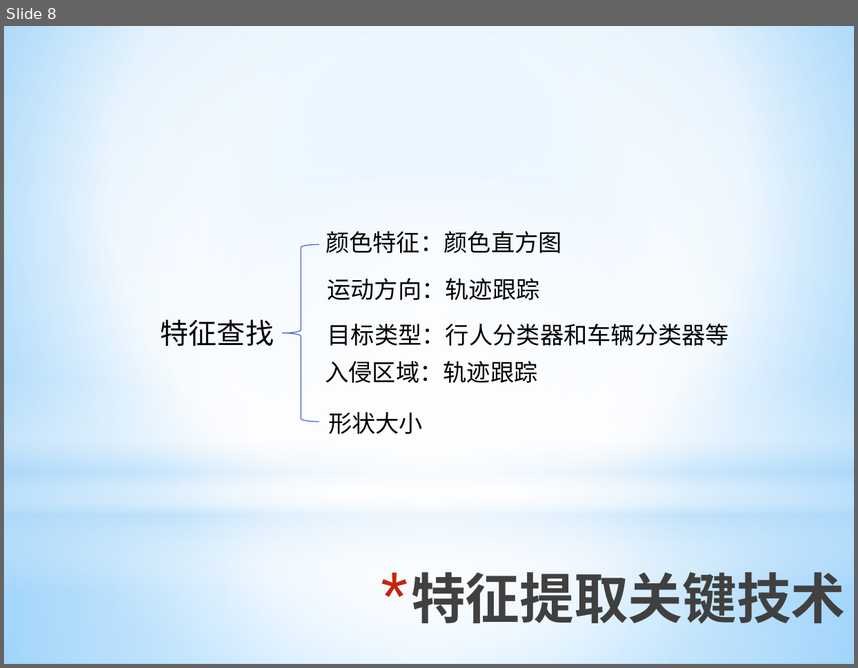
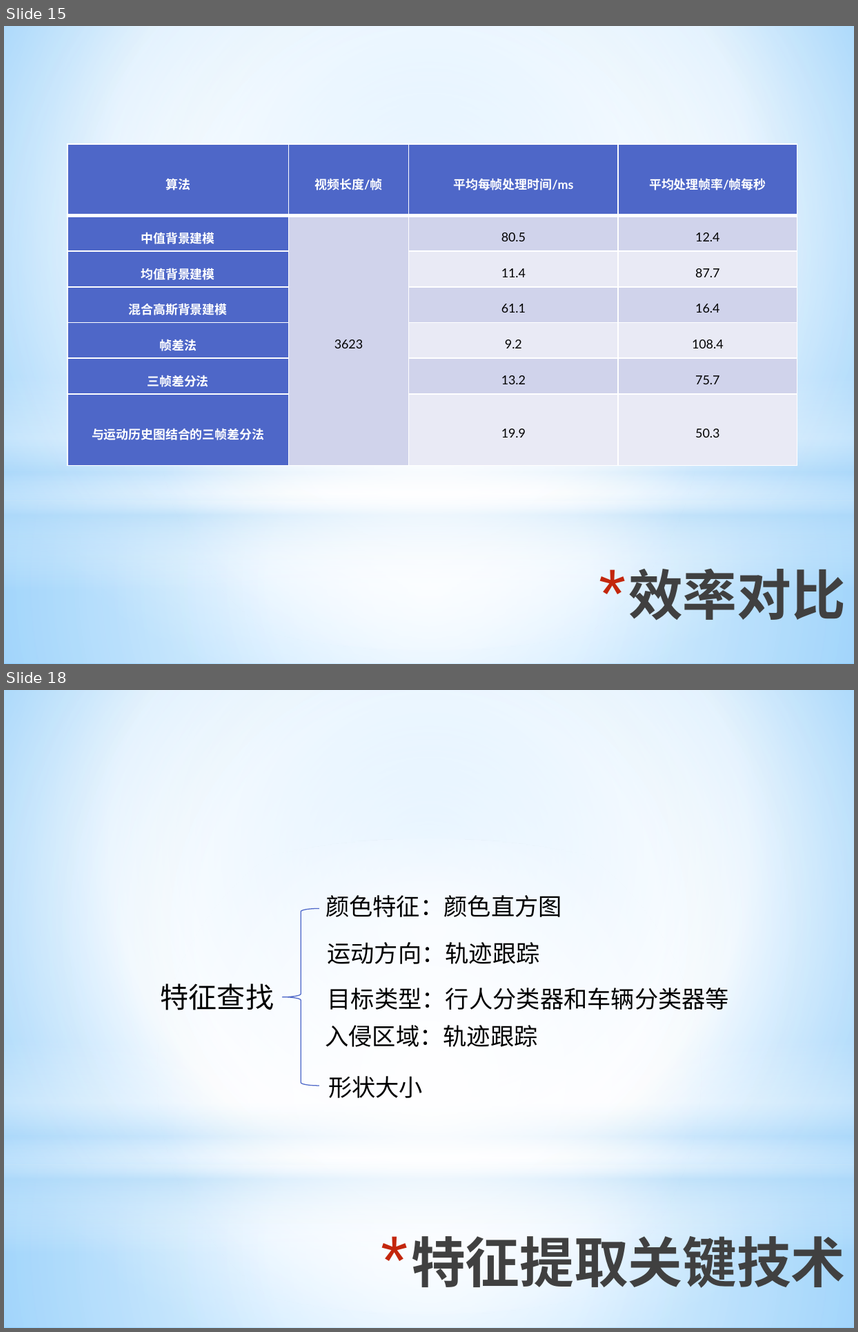
Before and after one commit to ronnyMakhuddin/motion-detect-tiqu, a slide deck: 研究生毕业设计/文档管理/预答辩/毕业设计预答辩.pptx. Shown one above the other, each under a label of ours: slide 8 before the commit, slides 15 and 18 after it; the slides between them are not shown. The pictures are 858x668 and 858x1332 pixels, drawn with LibreOffice and Linux fonts; fonts in the diff are those of the drawing. Boxes give left, top, right and bottom in pixels: in the first picture for what was removed or moved away, otherwise in the second. Text is boxed around its words. In the diff, an @@ line names an element or a change of style, - is before the commit and + after.

```diff
--- a/研究生毕业设计/文档管理/预答辩/毕业设计预答辩.pptx
+++ b/研究生毕业设计/文档管理/预答辩/毕业设计预答辩.pptx
@@ slide 15 added at (4, 26, 854, 664), background gradient #9ED5FF to #FFFFFF to #5BB9FF; not listed: 4 template elements that a slide beside it also shows @@
@@ table added at (67, 144, 797, 466), 7 rows, 4 columns @@
+算法 | 视频长度/帧 | 平均每帧处理时间/ms | 平均处理帧率/帧每秒
+中值背景建模 | 3623 | 80.5 | 12.4
+均值背景建模 |  | 11.4 | 87.7
+混合高斯背景建模 |  | 61.1 | 16.4
+帧差法 |  | 9.2 | 108.4
+三帧差分法 |  | 13.2 | 75.7
+与运动历史图结合的三帧差分法 |  | 19.9 | 50.3
@@ title added at (628, 560, 846, 620), 46 pt, text gradient #000000 to #404040 to #212745, bold @@
+* 效率对比
@@ what was slide 8 is now slide 18 @@
```
Also in this commit, not shown: 3 slides changed, 9 other slides added.
